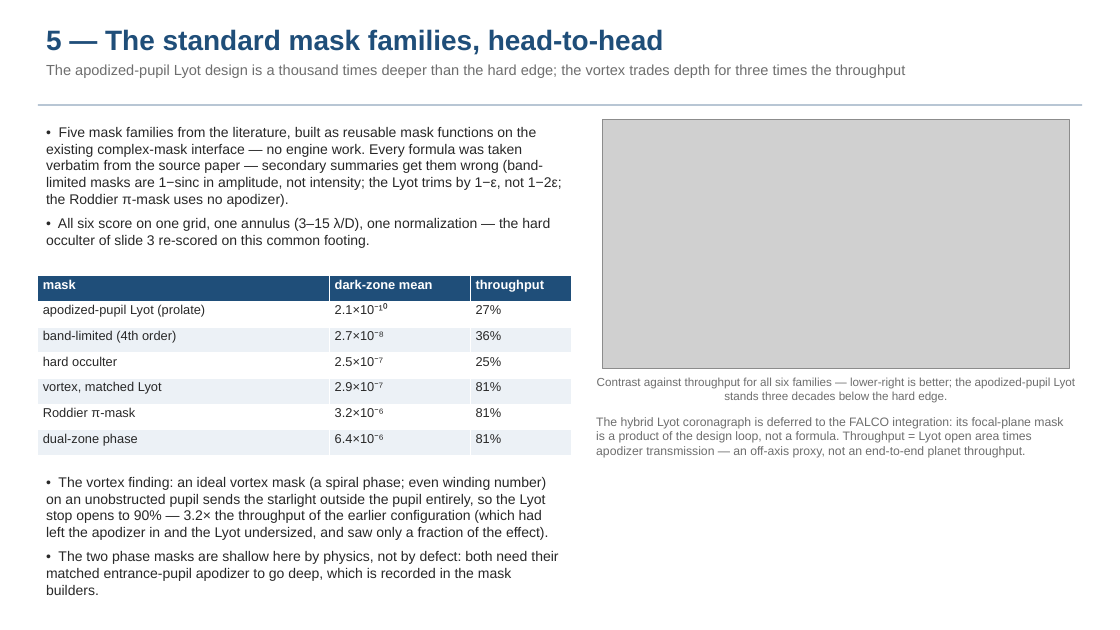
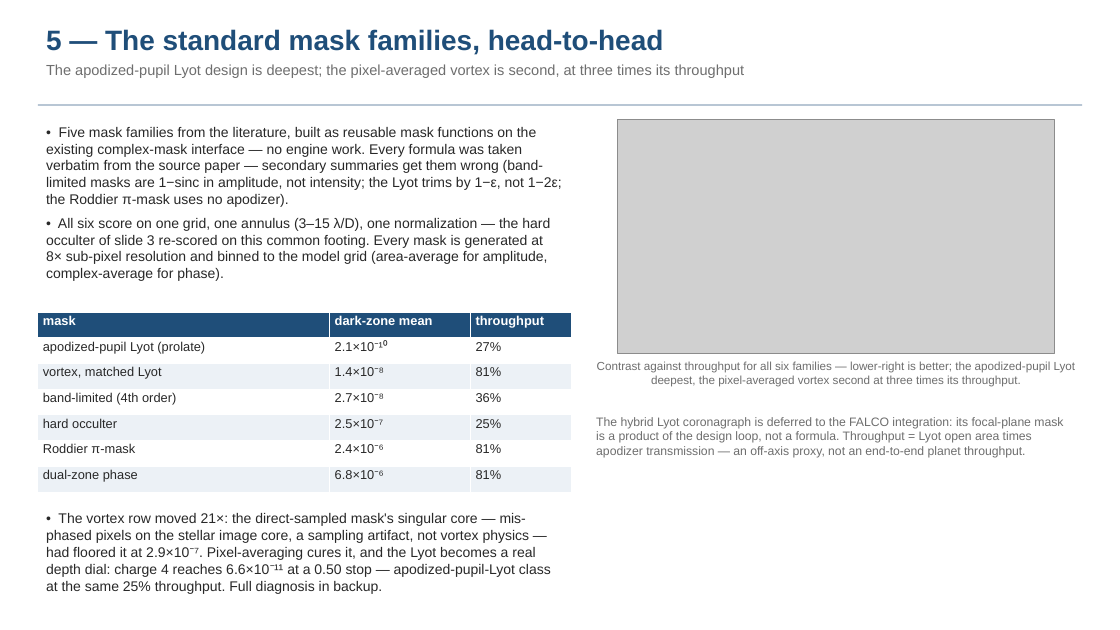
Before and after one commit to nasa-jpl/MACOS_resources, a slide deck: slide 6 of mmacos/templates/30_instruments/bench_ctb/deck_ctb.pptx. Drawn at 1120x630 pixels with LibreOffice and Linux fonts; fonts in the diff are those of the drawing; grey boxes stand for pictures. Boxes give left, top, right and bottom in pixels: in the first picture for what was removed or moved away, otherwise in the second. Text is boxed around its words. In the diff, an @@ line names an element or a change of style, - is before the commit and + after.

```diff
--- a/mmacos/templates/30_instruments/bench_ctb/deck_ctb.pptx
+++ b/mmacos/templates/30_instruments/bench_ctb/deck_ctb.pptx
@@ text at <box>46,64,745,78</box>: text changed @@
-The apodized-pupil Lyot design is a thousand times deeper than the hard edge; the vortex trades depth for three times the throughput
+The apodized-pupil Lyot design is deepest; the pixel-averaged vortex is second, at three times its throughput
@@ picture: place and size @@
-picture at <box>602,119,1069,369</box>
+picture at <box>618,119,1054,354</box>
@@ text at <box>46,218,550,281</box>: text changed @@
-• All six score on one grid, one annulus (3–15 λ/D), one normalization — the hard occulter of slide 3 re-scored on this common footing.
+• All six score on one grid, one annulus (3–15 λ/D), one normalization — the hard occulter of slide 3 re-scored on this common footing. Every mask is generated at 8× sub-pixel resolution and binned to the model grid (area-average for amplitude, complex-average for phase).
@@ table at <box>38,313,571,561</box> @@
+row 3: vortex, matched Lyot | 1.4×10⁻⁸ | 81%
-row 5: vortex, matched Lyot | 2.9×10⁻⁷ | 81%
-row 6: Roddier π-mask | 3.2×10⁻⁶ | 81%
-row 7: dual-zone phase | 6.4×10⁻⁶ | 81%
+row 6: Roddier π-mask | 2.4×10⁻⁶ | 81%
+row 7: dual-zone phase | 6.8×10⁻⁶ | 81%
@@ table: place and size @@
-table at <box>38,276,571,455</box>
+table at <box>38,313,571,561</box>
@@ text at <box>597,361,1076,387</box>: text changed @@
-Contrast against throughput for all six families — lower-right is better; the apodized-pupil Lyot stands three decades below the hard edge.
+Contrast against throughput for all six families — lower-right is better; the apodized-pupil Lyot deepest, the pixel-averaged vortex second at three times its throughput.
@@ text at <box>46,513,551,594</box>: text changed @@
-• The vortex finding: an ideal vortex mask (a spiral phase; even winding number) on an unobstructed pupil sends the starlight outside the pupil entirely, so the Lyot stop opens to 90% — 3.2× the throughput of the earlier configuration (which had left the apodizer in and the Lyot undersized, and saw only a fraction of the effect).
-• The two phase masks are shallow here by physics, not by defect: both need their matched entrance-pupil apodizer to go deep, which is recorded in the mask builders.
+• The vortex row moved 21×: the direct-sampled mask's singular core — mis-phased pixels on the stellar image core, a sampling artifact, not vortex physics — had floored it at 2.9×10⁻⁷. Pixel-averaging cures it, and the Lyot becomes a real depth dial: charge 4 reaches 6.6×10⁻¹¹ at a 0.50 stop — apodized-pupil-Lyot class at the same 25% throughput. Full diagnosis in backup.
```
Also in this commit, not shown: 1 other slide changed, 1 slide added, 15 other files.
